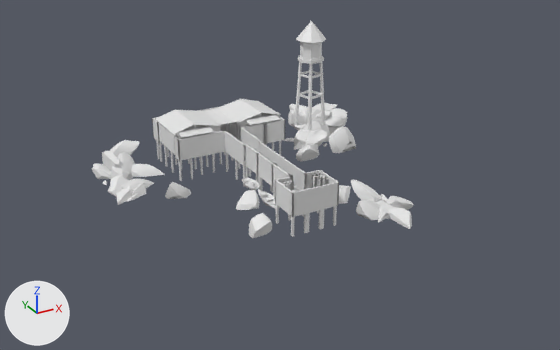
Before and after pictures for a commit that changed the FBX model Assets/Meshes/Liria/B01_Muelle.fbx.
One viewpoint serves both versions: a 50 mm lens placed at (-42.3, -83.1, 39.3), pointed at (1.0, -4.3, 0.0). Arrows for +X, +Y and +Z are at lower left; the lights stay in place. The first picture is the older version. Where no turn or scale is listed for an object, it has been applied to the vertices. Vertices at exactly the same position are counted once.

Names of what the first picture shows: 'B01_Muelle_Geo', 'B01_Muelle_Limites'.
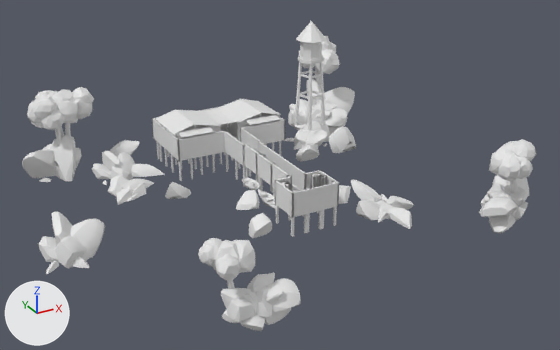
What changed in the scene script:
```text
Change me_b01_muelle_geo:
    remove me_b01_muelle_geo.from_pydata(...)  # 6659 vertices, 7992 faces; spans x -18.7..21.4, y -19.7..18.2, z -3.6..15.8
    add me_b01_muelle_geo.from_pydata(...)  # 10519 vertices, 13609 faces; spans x -29.7..29.8, y -30.3..28.0, z -5.1..15.8
    me_b01_muelle_geo part 1: the loose piece of 69 vertices spanning x 12.0..16.4, y 7.4..9.7, z -2.2..1.0 is copied, and the copy is multiplied about its middle by the matrix ((0.517, 1.301, 0.0), (-1.301, 0.517, 0.0), (0.0, 0.0, 1.74)), then moved by (-35.0, 9.6, -0.4); it spans x -22.5..-19.1, y 14.9..21.3, z -3.8..1.8
    me_b01_muelle_geo part 2: the loose piece of 68 vertices spanning x 11.3..14.5, y 4.7..9.8, z -2.3..0.2 is copied, and the copy is multiplied about its middle by the matrix ((0.517, 1.301, 0.0), (-1.301, 0.517, 0.0), (0.0, 0.0, 1.74)), then moved by (-36.1, 11.9, -0.7); it spans x -26.3..-19.9, y 16.6..21.9, z -3.9..0.5
    me_b01_muelle_geo part 3: the loose piece of 46 vertices spanning x 11.5..14.4, y 8.5..11.3, z -2.3..-0.6 is copied, and the copy is multiplied about its middle by the matrix ((0.517, 1.301, 0.0), (-1.301, 0.517, 0.0), (0.0, 0.0, 1.74)), then moved by (-32.6, 10.6, -1.0); it spans x -21.8..-17.8, y 18.2..22.1, z -3.9..-1.0
    me_b01_muelle_geo part 4: the loose piece of 7 vertices spanning x -17.8..-17.1, y 9.1..10.3, z -2.7..-2.4 is copied, and the copy is turned -105.3 degrees about the z axis through its middle and scaled by 1.43, then moved by (-6.4, 7.1, -1.0); it spans x -24.6..-22.9, y 16.2..17.2, z -3.8..-3.3
    me_b01_muelle_geo part 5: the loose piece of 69 vertices spanning x 12.0..16.4, y 7.4..9.7, z -2.2..1.0 is copied, and the copy is multiplied about its middle by the matrix ((0.364, -1.558, 0.0), (1.558, 0.364, 0.0), (0.0, 0.0, 1.779)), then moved by (9.8, 15.7, -0.7); it spans x 21.6..26.4, y 21.0..27.5, z -4.2..1.6
    me_b01_muelle_geo part 6: the loose piece of 68 vertices spanning x 11.3..14.5, y 4.7..9.8, z -2.3..0.2 is copied, and the copy is multiplied about its middle by the matrix ((0.364, -1.558, 0.0), (1.558, 0.364, 0.0), (0.0, 0.0, 1.779)), then moved by (12.7, 14.6, -1.1); it spans x 21.5..29.8, y 19.3..24.3, z -4.3..0.2
    me_b01_muelle_geo part 7: the loose piece of 50 vertices spanning x 10.5..13.4, y 6.3..10.1, z -2.7..-0.3 is copied, and the copy is multiplied about its middle by the matrix ((0.364, -1.558, 0.0), (1.558, 0.364, 0.0), (0.0, 0.0, 1.779)), then moved by (11.8, 12.5, -1.4); it spans x 21.0..26.8, y 18.5..23.4, z -5.1..-0.8
    me_b01_muelle_geo part 8: the loose piece of 46 vertices spanning x 11.5..14.4, y 8.5..11.3, z -2.3..-0.6 is copied, and the copy is multiplied about its middle by the matrix ((0.364, -1.558, 0.0), (1.558, 0.364, 0.0), (0.0, 0.0, 1.779)), then moved by (8.5, 12.9, -1.4); it spans x 19.4..23.9, y 20.2..25.2, z -4.3..-1.4
    me_b01_muelle_geo part 9: the loose piece of 69 vertices spanning x 12.0..16.4, y 7.4..9.7, z -2.2..1.0 is copied, and the copy is multiplied about its middle by the matrix ((0.102, -1.095, 0.0), (1.095, 0.102, 0.0), (0.0, 0.0, 1.39)), then moved by (-40.6, -13.1, -0.4); it spans x -27.8..-25.0, y -7.0..-2.2, z -3.2..1.3
    me_b01_muelle_geo part 10: the loose piece of 68 vertices spanning x 8.2..11.6, y -13.3..-8.3, z -3.0..-0.5 is copied, and the copy is multiplied about its middle by the matrix ((-0.212, 1.079, 0.0), (-1.079, -0.212, 0.0), (0.0, 0.0, 1.39)), then moved by (-35.0, 4.7, 0.2); it spans x -27.9..-22.2, y -7.9..-4.4, z -3.3..0.2
    me_b01_muelle_geo part 11: the loose piece of 50 vertices spanning x 10.5..13.4, y 6.3..10.1, z -2.7..-0.3 is copied, and the copy is multiplied about its middle by the matrix ((0.102, -1.095, 0.0), (1.095, 0.102, 0.0), (0.0, 0.0, 1.39)), then moved by (-38.2, -15.2, -0.7); it spans x -28.2..-24.2, y -8.6..-5.3, z -3.9..-0.6
    me_b01_muelle_geo part 12: the loose piece of 46 vertices spanning x 11.5..14.4, y 8.5..11.3, z -2.3..-0.6 is copied, and the copy is multiplied about its middle by the matrix ((0.102, -1.095, 0.0), (1.095, 0.102, 0.0), (0.0, 0.0, 1.39)), then moved by (-41.0, -15.7, -0.7); it spans x -29.5..-26.4, y -7.5..-4.2, z -3.3..-1.0
    me_b01_muelle_geo part 13: the loose piece of 29 vertices spanning x 9.6..11.6, y 7.0..8.8, z -2.3..-1.6 is copied, and the copy is turned 84.7 degrees about the z axis through its middle and scaled by 1.13, then moved by (-36.7, -16.5, -0.9); it spans x -27.0..-25.2, y -9.7..-7.5, z -3.3..-2.4
    me_b01_muelle_geo part 14: the loose piece of 17 vertices spanning x 9.8..11.7, y 9.7..11.2, z -2.2..-1.8 is copied, and the copy is turned 84.7 degrees about the z axis through its middle and scaled by 1.11, then moved by (-39.6, -18.6, -0.9); it spans x -29.7..-28.0, y -9.1..-7.1, z -3.2..-2.6
    me_b01_muelle_geo part 15: 888 vertices added at x -24.6..-15.6, y 16.1..22.5, z 0.5..8.0
    me_b01_muelle_geo part 16: 838 vertices added at x 17.5..26.5, y -26.0..-18.0, z -3.9..6.9
    me_b01_muelle_geo part 17: 766 vertices added at x -19.3..-10.3, y -30.3..-24.5, z -3.0..5.8
    me_b01_muelle_geo part 18: 402 vertices added at x 21.3..27.9, y 20.1..28.0, z 0.4..8.9
    other edits to the shape of me_b01_muelle_geo do not show in these pictures
    add me_b01_muelle_geo.materials.append(mat_liria_follaje)  # white #e7e7e7
```

Where the change shows, as pixel boxes (x1, y1, x2, y2) in the pictures (560 x 350 px):
'B01_Muelle_Geo', reshaped (59% wider, 43% taller): before (91, 21, 414, 238); after (22, 21, 536, 331)
part 1 of me_b01_muelle_geo, added: after (50, 135, 76, 181)
part 2 of me_b01_muelle_geo, added: after (22, 150, 59, 178)
part 3 of me_b01_muelle_geo, added (mostly hidden): after (76, 148, 81, 168)
part 4 of me_b01_muelle_geo, added: after (40, 178, 52, 182)
part 5 of me_b01_muelle_geo, added: after (306, 79, 325, 106)
part 6 of me_b01_muelle_geo, added: after (324, 87, 355, 115)
part 7 of me_b01_muelle_geo, added: after (312, 99, 337, 108)
part 8 of me_b01_muelle_geo, added (mostly hidden): after (299, 99, 308, 107)
part 9 of me_b01_muelle_geo, added: after (51, 211, 72, 245)
part 10 of me_b01_muelle_geo, added: after (71, 218, 105, 260)
part 11 of me_b01_muelle_geo, added: after (55, 236, 88, 268)
part 12 of me_b01_muelle_geo, added: after (38, 236, 60, 263)
part 13 of me_b01_muelle_geo, added: after (71, 256, 89, 268)
part 14 of me_b01_muelle_geo, added: after (46, 261, 59, 274)
part 15 of me_b01_muelle_geo, added: after (27, 87, 94, 146)
part 16 of me_b01_muelle_geo, added: after (479, 139, 536, 233)
part 17 of me_b01_muelle_geo, added: after (198, 238, 301, 331)
part 18 of me_b01_muelle_geo, added: after (299, 36, 340, 85)
